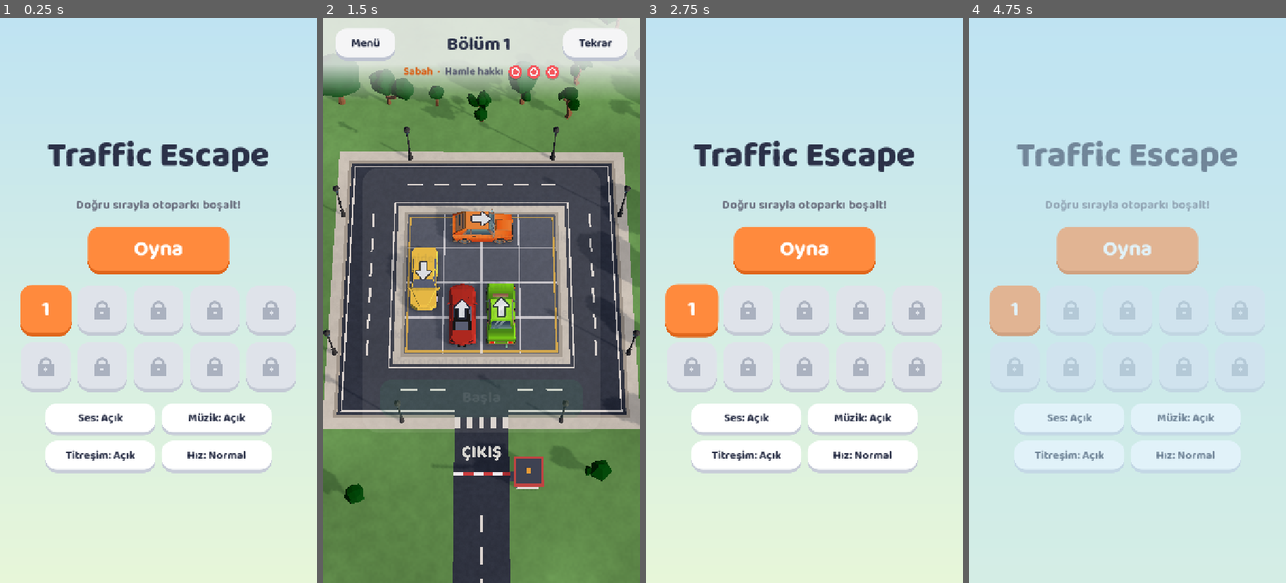
Above: before the commit, frames 1-4 (left to right).
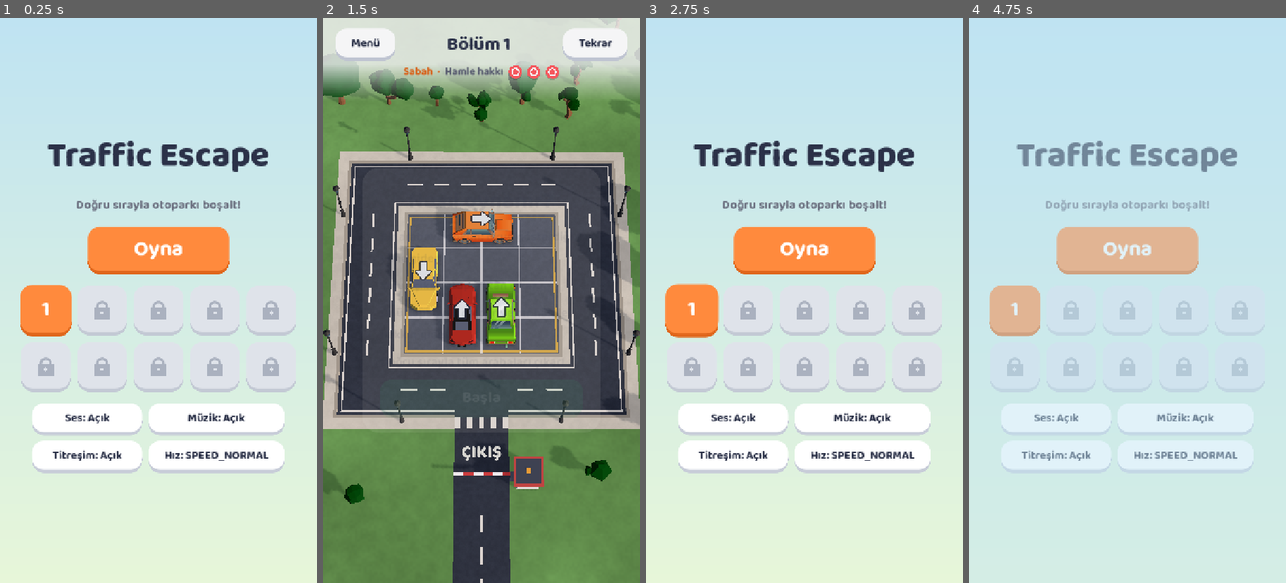
Above: after the commit, the same moments.

Repository: ismetcabbar9-oss/TRAFFIC-2D-
Game: Godot game, scene res://scenes/menu.tscn
Two runs of this game, one before a commit and one after it. Both use one fixed random seed, a clock stepped at 60 frames per second and the inputs below.
Inputs:
- Up to frame 1 (0.25 s): no input
- Up to frame 2 (1.5 s): click "1" at 0.5 s; click "Başla" at 1.25 s
- Up to frame 3 (2.75 s): click "Menü" at 2 s
- Up to frame 4 (4.75 s): click "Oyna" at 2.75 s; click "Tekrar" at 3.5 s; click "Menü" at 4.25 s

The runs differ from the first frame. In frame 1, 2.4% of the frame differs, in the area x 10-90%, y 68-81%; in frame 2, nothing differs; in frame 3, 2.4%; in frame 4, 0.8%.

Commit message:
Phase 1 (1/4): worlds, economy config and save v2
- data/worlds.json: five worlds with star requirements and mechanics;
  levels move to levels/world_N/ (world 1 = the existing ten)
- data/economy.json + Economy: stars by crashes (3/2/1) and level coins
  (base, star bonus, capped combo bonus, hard-level multiplier)
- Progress save v2: coins, best stars/time/combo per level, rescue
  inventory and ad-free flag placeholders, language setting; atomic
  write via temp file; v1 saves migrate (completed levels -> 1 star)
- Levels may be marked 'hard'; game records stars, time and best combo
  on a win and pays coins
- Tests for migration, economy rules and world config

Co-Authored-By: Claude Opus 5.5 <noreply@anthropic.com>
Claude-Session: https://claude.ai/code/session_01Njhua7qEJRBPdh769J1kf5

Diff:
--- /dev/null
+++ b/data/economy.json
@@ -0,0 +1,8 @@
+{
+  "level_coins": 10,
+  "star_bonus": [0, 0, 5, 10],
+  "combo_coins_per_step": 2,
+  "combo_coins_max": 10,
+  "hard_level_multiplier": 2,
+  "stars_by_mistakes_used": [3, 2, 1]
+}
--- /dev/null
+++ b/data/worlds.json
@@ -0,0 +1,7 @@
+[
+  {"id": "city", "name": "WORLD_CITY", "stars_required": 0, "mechanic": "", "levels": "res://levels/world_1/"},
+  {"id": "beach", "name": "WORLD_BEACH", "stars_required": 40, "mechanic": "cargo", "levels": "res://levels/world_2/"},
+  {"id": "snow", "name": "WORLD_SNOW", "stars_required": 80, "mechanic": "turn", "levels": "res://levels/world_3/"},
+  {"id": "night", "name": "WORLD_NIGHT", "stars_required": 120, "mechanic": "lock", "levels": "res://levels/world_4/"},
+  {"id": "airport", "name": "WORLD_AIRPORT", "stars_required": 160, "mechanic": "gate", "levels": "res://levels/world_5/"}
+]
--- a/scripts/core/level_data.gd
+++ b/scripts/core/level_data.gd
@@ -6,6 +6,7 @@
 ##   "name": "Level 1",
 ##   "cols": 6, "rows": 6,
 ##   "mistakes": 3,                                   // wrong taps until the level is lost
+##   "hard": false,                                   // optional: marked hard, pays more
 ##   "vehicles": [{"type": "sedan", "col": 0, "row": 0, "dir": "right"}],
 ##   "obstacles": [{"type": "cone", "col": 2, "row": 3}]
 ## }
@@ -16,6 +17,7 @@
 var cols := 6
 var rows := 6
 var mistakes := 3
+var hard := false
 var vehicles: Array[Dictionary] = [] ## {type, cell: Vector2i, dir: int}
 var obstacles: Array[Dictionary] = [] ## {type, cell: Vector2i}
 var errors: PackedStringArray = [] ## problems found while parsing
@@ -48,7 +50,7 @@
 	var o := []
 	for e in obstacles:
 		o.append({"type": e.type, "col": e.cell.x, "row": e.cell.y})
-	return {"name": name, "cols": cols, "rows": rows, "mistakes": mistakes, "vehicles": v, "obstacles": o}
+	return {"name": name, "cols": cols, "rows": rows, "mistakes": mistakes, "hard": hard, "vehicles": v, "obstacles": o}
 
 
 func is_valid() -> bool:
@@ -60,6 +62,7 @@
 	cols = int(data.get("cols", 6))
 	rows = int(data.get("rows", 6))
 	mistakes = int(data.get("mistakes", 3))
+	hard = bool(data.get("hard", false))
 	if cols < 2 or rows < 2 or cols > 12 or rows > 12:
 		errors.append("board size %dx%d out of range" % [cols, rows])
 	if mistakes < 1:
--- /dev/null
+++ b/scripts/game/economy.gd
@@ -0,0 +1,30 @@
+class_name Economy
+## Reward rules, read from res://data/economy.json so they can be tuned
+## without code changes.
+
+const PATH := "res://data/economy.json"
+
+static var _data: Dictionary = {}
+
+
+static func value(key: String) -> Variant:
+	if _data.is_empty():
+		var parsed: Variant = JSON.parse_string(FileAccess.get_file_as_string(PATH))
+		_data = parsed if parsed is Dictionary else {}
+	return _data[key]
+
+
+## Stars for a cleared level: 3 without a crash, then one less per crash (min 1).
+static func stars_for(mistakes_used: int) -> int:
+	var table: Array = value("stars_by_mistakes_used")
+	return int(table[clampi(mistakes_used, 0, table.size() - 1)])
+
+
+## Coins for a cleared level; hard levels pay more.
+static func level_coins(stars: int, best_combo: int, hard: bool) -> int:
+	var coins: int = int(value("level_coins")) + int(value("star_bonus")[stars])
+	if best_combo >= 2:
+		coins += mini((best_combo - 1) * int(value("combo_coins_per_step")), int(value("combo_coins_max")))
+	if hard:
+		coins *= int(value("hard_level_multiplier"))
+	return coins
--- a/scripts/game/game.gd
+++ b/scripts/game/game.gd
@@ -16,6 +16,7 @@
 @export var combo_window := 1.6 ## seconds between exits that keep a combo going
 
 var session: GameSession
+var world_index := 0
 var level_index := 0
 var vehicle_views := {} ## vehicle id -> VehicleView
 var obstacle_views := {} ## cell -> ObstacleView
@@ -24,6 +25,8 @@
 var _hinted_id := -1
 var _sun_scale := 1.0
 var _combo := 0
+var _best_combo := 0
+var _level_start := 0.0
 var _clock := 0.0 ## game time in seconds (follows pauses and time scale)
 var _last_exit_time := -100.0
 var _tutorial_open := false
@@ -48,7 +51,7 @@
 		Progress.mark_tutorial_seen()
 		_clear_hint())
 	load_level(Progress.current_level)
-	if level_index == 0 and not Progress.tutorial_seen:
+	if world_index == 0 and level_index == 0 and not Progress.tutorial_seen:
 		_tutorial_open = true
 		hud.show_tutorial()
 
@@ -62,9 +65,10 @@
 
 
 func load_level(index: int) -> void:
-	level_index = clampi(index, 0, LevelCatalog.count() - 1)
+	world_index = Progress.current_world
+	level_index = clampi(index, 0, LevelCatalog.level_count(world_index) - 1)
 	Progress.current_level = level_index
-	var path := LevelCatalog.path(level_index)
+	var path := LevelCatalog.path(world_index, level_index)
 	var level := LevelData.load_file(path)
 	var report := LevelSolver.solve(level)
 	if not report.errors.is_empty():
@@ -74,6 +78,9 @@
 		push_warning("Level %s cannot be cleared; stuck vehicles: %s" % [path, report.stuck])
 
 	session = GameSession.new(level)
+	_combo = 0
+	_best_combo = 0
+	_level_start = _clock
 	session.vehicle_exited.connect(_on_vehicle_exited)
 	session.vehicle_crashed.connect(_on_vehicle_crashed)
 	session.mistakes_changed.connect(func(left: int): hud.set_mistakes(left, level.mistakes))
@@ -98,7 +105,7 @@
 		obstacle.setup(board, e.type, e.cell)
 		obstacle_views[e.cell] = obstacle
 	# Each level is a little later in the day: morning light to sunset.
-	var hour := TimeOfDay.hour_for_level(level_index, LevelCatalog.count())
+	var hour := TimeOfDay.hour_for_level(level_index, LevelCatalog.level_count(world_index))
 	TimeOfDay.apply(hour, $Sun, ($WorldEnvironment as WorldEnvironment).environment, _sun_scale, _ambient_scale)
 	# Keep the exit barrier in view below the board.
 	camera.frame_board(board.view_half_extents(), board.exit_gate_z() + 1.0 - board.view_half_extents().y)
@@ -145,14 +152,14 @@
 		_hinted_id = free[0] if not free.is_empty() else -1
 	if vehicle_views.has(_hinted_id):
 		vehicle_views[_hinted_id].flash_hint()
-		if level_index < tutorial_levels:
+		if world_index == 0 and level_index < tutorial_levels:
 			hud.show_hint("Yolu açık bir arabaya dokun!")
 
 
 ## Restarts the idle timer after the player acts (or a level starts).
 func _clear_hint() -> void:
 	_idle = 0.0
-	_next_hint = first_level_hint_delay if level_index == 0 else hint_delay
+	_next_hint = first_level_hint_delay if world_index == 0 and level_index == 0 else hint_delay
 	_hinted_id = -1
 	hud.hide_hint()
 
@@ -187,6 +194,7 @@
 func _count_combo(view: VehicleView) -> void:
 	_combo = _combo + 1 if _clock - _last_exit_time <= combo_window else 1
 	_last_exit_time = _clock
+	_best_combo = maxi(_best_combo, _combo)
 	if _combo < 2:
 		return
 	var steps := mini(_combo - 2, 8)
@@ -243,7 +251,9 @@
 
 func _on_won() -> void:
 	var played := session
-	Progress.complete(level_index)
+	var mistakes_used := session.level.mistakes - session.mistakes_left
+	var stars := Economy.stars_for(mistakes_used)
+	var earned := Progress.record_win(world_index, level_index, stars, _clock - _level_start, _best_combo, session.level.hard)
 	var waited := 0.0
 	while VehicleView.exiting_count() > 0 and waited < max_exit_wait:
 		await get_tree().process_frame
@@ -252,7 +262,7 @@
 	if played == session:
 		Sfx.duck_music(2.0)
 		Sfx.play("win", -2.0, 1.0, 0.0)
-		hud.show_win(not Progress.has_next(level_index), session.mistakes_left == session.level.mistakes)
+		hud.show_win(not Progress.has_next_level(world_index, level_index), mistakes_used == 0)
 
 
 func _on_lost() -> void:
--- a/scripts/game/level_catalog.gd
+++ b/scripts/game/level_catalog.gd
@@ -1,23 +1,45 @@
 class_name LevelCatalog
-## Ordered list of the level files in res://levels (level_01.json, ...).
+## Worlds (res://data/worlds.json) and their level files
+## (res://levels/world_N/level_01.json, ...). A world without level files is
+## shown as "coming soon".
 
-const DIR := "res://levels/"
+const WORLDS_PATH := "res://data/worlds.json"
 
-static var _paths: PackedStringArray = []
+static var _worlds: Array = []
+static var _paths := {} ## world index -> PackedStringArray
 
 
-static func paths() -> PackedStringArray:
-	if _paths.is_empty():
-		for file in DirAccess.get_files_at(DIR):
-			if file.begins_with("level_") and file.ends_with(".json"):
-				_paths.append(DIR + file)
-		_paths.sort()
-	return _paths
+static func worlds() -> Array:
+	if _worlds.is_empty():
+		var data: Variant = JSON.parse_string(FileAccess.get_file_as_string(WORLDS_PATH))
+		_worlds = data if data is Array else []
+	return _worlds
 
 
-static func count() -> int:
-	return paths().size()
+static func world_count() -> int:
+	return worlds().size()
 
 
-static func path(index: int) -> String:
-	return paths()[index]
+static func world(index: int) -> Dictionary:
+	return worlds()[index]
+
+
+static func level_count(world_index: int) -> int:
+	return paths(world_index).size()
+
+
+static func paths(world_index: int) -> PackedStringArray:
+	if not _paths.has(world_index):
+		var list := PackedStringArray()
+		var dir: String = world(world_index).levels
+		var files := DirAccess.get_files_at(dir) if DirAccess.dir_exists_absolute(dir) else PackedStringArray()
+		for file in files:
+			if file.begins_with("level_") and file.ends_with(".json"):
+				list.append(dir + file)
+		list.sort()
+		_paths[world_index] = list
+	return _paths[world_index]
+
+
+static func path(world_index: int, level_index: int) -> String:
+	return paths(world_index)[level_index]
--- a/scripts/game/progress.gd
+++ b/scripts/game/progress.gd
@@ -1,19 +1,30 @@
 extends Node
-## Autoload "Progress": unlocked/completed levels and player settings, saved to
-## user://progress.json. Also remembers which level the game scene should open.
+## Autoload "Progress": everything the player keeps between sessions (coins,
+## stars and records per level, rescue inventory, purchases, settings), saved
+## to user://progress.json. Also remembers which level the game should open.
 
 const SAVE_PATH := "user://progress.json"
-## Car speed settings: [label, multiplier].
-const SPEEDS := [["Yavaş", 0.7], ["Normal", 1.0], ["Hızlı", 1.35], ["Çok Hızlı", 1.7]]
-
-var unlocked := 1 ## number of levels the player may open
-var completed := {} ## level index -> true
+const SAVE_VERSION := 2
+## Car speed settings: [translation key, multiplier].
+const SPEEDS := [["SPEED_SLOW", 0.7], ["SPEED_NORMAL", 1.0], ["SPEED_FAST", 1.35], ["SPEED_VERY_FAST", 1.7]]
+const LANGUAGES := ["auto", "en", "tr"]
+
+signal coins_changed(total: int)
+
+var coins := 0
+var levels := {} ## "world:level" -> {stars, time (s, -1 = unknown), combo}
+var inventory := {} ## rescue name -> count (used from phase 3)
+var ad_free := false ## lifetime ad-free purchase (phase 4)
+var tutorial_seen := false
+
 var sound_on := true
 var music_on := true
 var vibration_on := true
 var speed_level := 1 ## index into SPEEDS
-var tutorial_seen := false
-var current_level := 0 ## index of the level to play next
+var language := "auto" ## one of LANGUAGES
+
+var current_world := 0
+var current_level := 0
 
 
 func _ready() -> void:
@@ -21,73 +32,152 @@
 	_apply_settings()
 
 
-func is_unlocked(index: int) -> bool:
-	return index < unlocked
-
-
-func is_completed(index: int) -> bool:
-	return completed.has(index)
-
-
-## Records a win and unlocks the following level.
-func complete(index: int) -> void:
-	completed[index] = true
-	unlocked = clampi(maxi(unlocked, index + 2), 1, LevelCatalog.count())
+# --- Levels and worlds -------------------------------------------------------
+
+func level_stars(world: int, level: int) -> int:
+	return int(levels.get(_key(world, level), {}).get("stars", 0))
+
+
+func level_record(world: int, level: int) -> Dictionary:
+	return levels.get(_key(world, level), {})
+
+
+func is_level_unlocked(world: int, level: int) -> bool:
+	return is_world_unlocked(world) and (level == 0 or level_stars(world, level - 1) > 0)
+
+
+func is_world_unlocked(world: int) -> bool:
+	return LevelCatalog.level_count(world) > 0 \
+			and total_stars() >= int(LevelCatalog.world(world).stars_required)
+
+
+func world_stars(world: int) -> int:
+	var sum := 0
+	for i in LevelCatalog.level_count(world):
+		sum += level_stars(world, i)
+	return sum
+
+
+func total_stars() -> int:
+	var sum := 0
+	for record in levels.values():
+		sum += int(record.get("stars", 0))
+	return sum
+
+
+## First level of `world` the player has not cleared yet (or the last one).
+func next_open_level(world: int) -> int:
+	for i in LevelCatalog.level_count(world):
+		if level_stars(world, i) == 0:
+			return i
+	return maxi(LevelCatalog.level_count(world) - 1, 0)
+
+
+func has_next_level(world: int, level: int) -> bool:
+	return level + 1 < LevelCatalog.level_count(world)
+
+
+## Stores a win, keeping the best stars / time / combo, and pays the coins.
+## Returns the coins earned.
+func record_win(world: int, level: int, stars: int, time: float, combo: int, hard: bool) -> int:
+	var key := _key(world, level)
+	var old: Dictionary = levels.get(key, {})
+	var old_time := float(old.get("time", -1.0))
+	levels[key] = {
+		"stars": maxi(stars, int(old.get("stars", 0))),
+		"time": time if old_time < 0.0 else minf(time, old_time),
+		"combo": maxi(combo, int(old.get("combo", 0))),
+	}
+	var earned := Economy.level_coins(stars, combo, hard)
+	add_coins(earned)
+	return earned
+
+
+func add_coins(amount: int) -> void:
+	coins = maxi(coins + amount, 0)
+	coins_changed.emit(coins)
 	save()
 
 
-func has_next(index: int) -> bool:
-	return index + 1 < LevelCatalog.count()
-
+func mark_tutorial_seen() -> void:
+	tutorial_seen = true
+	save()
+
+
+# --- Settings ------------------------------------------------------------------
 
 func set_sound(on: bool) -> void:
 	sound_on = on
-	_apply_settings()
-	save()
+	_settings_changed()
+
+
+func set_music(on: bool) -> void:
+	music_on = on
+	_settings_changed()
+
+
+func set_vibration(on: bool) -> void:
+	vibration_on = on
+	_settings_changed()
 
 
 ## Steps to the next speed setting (wraps around).
 func cycle_speed() -> void:
 	speed_level = (speed_level + 1) % SPEEDS.size()
+	_settings_changed()
+
+
+func speed_label() -> String:
+	return tr(SPEEDS[speed_level][0])
+
+
+## Steps auto -> English -> Türkçe -> auto.
+func cycle_language() -> void:
+	language = LANGUAGES[(LANGUAGES.find(language) + 1) % LANGUAGES.size()]
+	_settings_changed()
+
+
+func _settings_changed() -> void:
 	_apply_settings()
 	save()
 
 
-func mark_tutorial_seen() -> void:
-	tutorial_seen = true
-	save()
-
-
-func speed_label() -> String:
-	return SPEEDS[speed_level][0]
-
-
-func set_music(on: bool) -> void:
-	music_on = on
-	_apply_settings()
-	save()
-
-
-func set_vibration(on: bool) -> void:
-	vibration_on = on
-	_apply_settings()
-	save()
-
+func _apply_settings() -> void:
+	Sfx.enabled = sound_on
+	Sfx.music_enabled = music_on
+	Haptics.enabled = vibration_on
+	VehicleView.speed_scale = SPEEDS[speed_level][1]
+	# English is the main language; Turkish devices start in Turkish.
+	var locale := language
+	if locale == "auto":
+		locale = "tr" if OS.get_locale_language() == "tr" else "en"
+	TranslationServer.set_locale(locale)
+
+
+# --- Save file -----------------------------------------------------------------
 
 func save() -> void:
-	var f := FileAccess.open(SAVE_PATH, FileAccess.WRITE)
+	var data := {
+		"version": SAVE_VERSION,
+		"coins": coins,
+		"levels": levels,
+		"inventory": inventory,
+		"ad_free": ad_free,
+		"tutorial": tutorial_seen,
+		"settings": {
+			"sound": sound_on, "music": music_on, "vibration": vibration_on,
+			"speed": speed_level, "language": language,
+		},
+	}
+	# Write to a temp file first so a crash mid-write never corrupts the save.
+	var tmp := SAVE_PATH + ".tmp"
+	var f := FileAccess.open(tmp, FileAccess.WRITE)
 	if f == null:
-		push_warning("Cannot write %s" % SAVE_PATH)
+		push_warning("Cannot write %s" % tmp)
 		return
-	f.store_string(JSON.stringify({
-		"unlocked": unlocked,
-		"completed": completed.keys(),
-		"sound": sound_on,
-		"music": music_on,
-		"vibration": vibration_on,
-		"speed": speed_level,
-		"tutorial": tutorial_seen,
-	}))
+	f.store_string(JSON.stringify(data))
+	f.close()
+	DirAccess.rename_absolute(tmp, SAVE_PATH)
 
 
 func _load() -> void:
@@ -95,21 +185,41 @@
 		return
 	var data: Variant = JSON.parse_string(FileAccess.get_file_as_string(SAVE_PATH))
 	if not data is Dictionary:
+		push_warning("Save file unreadable; starting fresh")
 		return
-	unlocked = clampi(int(data.get("unlocked", 1)), 1, maxi(LevelCatalog.count(), 1))
-	completed.clear()
-	for i in data.get("completed", []):
-		completed[int(i)] = true
-	sound_on = bool(data.get("sound", true))
-	music_on = bool(data.get("music", true))
-	vibration_on = bool(data.get("vibration", true))
-	speed_level = clampi(int(data.get("speed", 1)), 0, SPEEDS.size() - 1)
+	if int(data.get("version", 1)) < 2:
+		data = _migrate_v1(data)
+	coins = int(data.get("coins", 0))
+	levels = data.get("levels", {})
+	inventory = data.get("inventory", {})
+	ad_free = bool(data.get("ad_free", false))
 	tutorial_seen = bool(data.get("tutorial", false))
-	current_level = mini(unlocked - 1, LevelCatalog.count() - 1)
-
-
-func _apply_settings() -> void:
-	Sfx.enabled = sound_on
-	Sfx.music_enabled = music_on
-	Haptics.enabled = vibration_on
-	VehicleView.speed_scale = SPEEDS[speed_level][1]
+	var s: Dictionary = data.get("settings", {})
+	sound_on = bool(s.get("sound", true))
+	music_on = bool(s.get("music", true))
+	vibration_on = bool(s.get("vibration", true))
+	speed_level = clampi(int(s.get("speed", 1)), 0, SPEEDS.size() - 1)
+	language = s.get("language", "auto") if s.get("language", "auto") in LANGUAGES else "auto"
+	current_world = 0
+	current_level = next_open_level(0)
+
+
+## Version 1 kept a flat list of completed level indices (all in world 1) and
+## settings at the top level. Completed levels carry over with one star.
+static func _migrate_v1(old: Dictionary) -> Dictionary:
+	var migrated_levels := {}
+	for i in old.get("completed", []):
+		migrated_levels[_key(0, int(i))] = {"stars": 1, "time": -1.0, "combo": 0}
+	return {
+		"version": SAVE_VERSION,
+		"levels": migrated_levels,
+		"tutorial": old.get("tutorial", false),
+		"settings": {
+			"sound": old.get("sound", true), "music": old.get("music", true),
+			"vibration": old.get("vibration", true), "speed": old.get("speed", 1),
+		},
+	}
+
+
+static func _key(world: int, level: int) -> String:
+	return "%d:%d" % [world, level]
--- a/scripts/ui/level_select.gd
+++ b/scripts/ui/level_select.gd
@@ -72,7 +72,7 @@
 	play.add_theme_font_size_override("font_size", 48)
 	play.custom_minimum_size = Vector2(320, 0)
 	play.size_flags_horizontal = Control.SIZE_SHRINK_CENTER
-	play.pressed.connect(func(): _open_level(mini(Progress.unlocked - 1, LevelCatalog.count() - 1)))
+	play.pressed.connect(func(): _open_level(Progress.next_open_level(0)))
 	column.add_child(play)
 
 	_grid = GridContainer.new()
@@ -81,7 +81,7 @@
 	_grid.add_theme_constant_override("v_separation", 16)
 	_grid.size_flags_horizontal = Control.SIZE_SHRINK_CENTER
 	column.add_child(_grid)
-	for i in LevelCatalog.count():
+	for i in LevelCatalog.level_count(0):
 		var tile := LevelTile.new()
 		tile.custom_minimum_size = Vector2(112, 112)
 		tile.pressed.connect(_open_level.bind(i))
@@ -117,8 +117,8 @@
 
 func _refresh() -> void:
 	for tile: LevelTile in _grid.get_children():
-		tile.setup(tile.get_index(), not Progress.is_unlocked(tile.get_index()), Progress.is_completed(tile.get_index()))
-		var is_next := tile.get_index() == Progress.unlocked - 1 and not tile.done
+		tile.setup(tile.get_index(), not Progress.is_level_unlocked(0, tile.get_index()), Progress.level_stars(0, tile.get_index()) > 0)
+		var is_next := tile.get_index() == Progress.next_open_level(0) and not tile.done
 		if is_next and not tile.has_meta("pulsing"):
 			tile.set_meta("pulsing", true)
 			_pulse(tile)
@@ -137,8 +137,9 @@
 
 
 func _open_level(index: int) -> void:
-	if not Progress.is_unlocked(index):
+	if not Progress.is_level_unlocked(0, index):
 		return
 	Sfx.play("ui_click", -4.0)
+	Progress.current_world = 0
 	Progress.current_level = index
 	Transition.change_scene(GAME_SCENE)
--- /dev/null
+++ b/tests/test_progress_and_economy.gd
@@ -0,0 +1,36 @@
+extends TestCase
+
+const ProgressScript := preload("res://scripts/game/progress.gd")
+
+
+func test_migrates_v1_save() -> void:
+	var v1 := {"unlocked": 3, "completed": [0, 1], "sound": false, "music": true,
+			"vibration": false, "speed": 2, "tutorial": true}
+	var v2: Dictionary = ProgressScript._migrate_v1(v1)
+	check_eq(v2.version, 2, "version bumped")
+	check_eq(v2.levels.size(), 2, "both completed levels kept")
+	check_eq(v2.levels["0:1"].stars, 1, "completed level gets one star")
+	check_eq(v2.settings.sound, false, "sound setting kept")
+	check_eq(v2.settings.speed, 2, "speed setting kept")
+	check_eq(v2.tutorial, true, "tutorial flag kept")
+
+
+func test_stars_by_mistakes() -> void:
+	check_eq(Economy.stars_for(0), 3, "no crash")
+	check_eq(Economy.stars_for(1), 2, "one crash")
+	check_eq(Economy.stars_for(2), 1, "two crashes")
+	check_eq(Economy.stars_for(7), 1, "never below one")
+
+
+func test_level_coins() -> void:
+	check_eq(Economy.level_coins(3, 0, false), 20, "3 stars, no combo")
+	check_eq(Economy.level_coins(1, 0, false), 10, "1 star")
+	check_eq(Economy.level_coins(3, 3, false), 24, "combo x3 adds 4")
+	check_eq(Economy.level_coins(3, 20, false), 30, "combo bonus capped at 10")
+	check_eq(Economy.level_coins(2, 0, true), 30, "hard level doubles")
+
+
+func test_worlds_config() -> void:
+	check_eq(LevelCatalog.world_count(), 5, "five worlds")
+	check_eq(int(LevelCatalog.world(0).stars_required), 0, "first world open")
+	check(LevelCatalog.level_count(0) >= 10, "world 1 has its levels")
--- a/tests/test_solver_and_session.gd
+++ b/tests/test_solver_and_session.gd
@@ -49,9 +49,9 @@
 
 
 func test_all_level_files_are_solvable() -> void:
-	for file in DirAccess.get_files_at("res://levels/"):
-		if not file.ends_with(".json"):
-			continue
-		var report := LevelSolver.solve(LevelData.load_file("res://levels/" + file))
-		check(report.errors.is_empty(), "%s errors: %s" % [file, report.errors])
-		check(report.solvable, "%s unsolvable, stuck: %s" % [file, report.stuck])
+	for w in LevelCatalog.world_count():
+		for file in LevelCatalog.paths(w):
+			var report := LevelSolver.solve(LevelData.load_file(file))
+			check(report.errors.is_empty(), "%s errors: %s" % [file, report.errors])
+			check(report.solvable, "%s unsolvable, stuck: %s" % [file, report.stuck])
+	check(LevelCatalog.level_count(0) > 0, "world 1 has levels")
--- a/tools/capture_levels.gd
+++ b/tools/capture_levels.gd
@@ -6,7 +6,7 @@
 func _initialize() -> void:
 	var out_dir := OS.get_cmdline_user_args()[0]
 	await process_frame # let autoloads load the save file first
-	var levels := range(LevelCatalog.count())
+	var levels := range(LevelCatalog.level_count(0))
 	if OS.get_cmdline_user_args().size() > 1:
 		levels = [int(OS.get_cmdline_user_args()[1]) - 1]
 	for i in levels:
--- a/tools/generate_levels.gd
+++ b/tools/generate_levels.gd
@@ -49,7 +49,7 @@
 		var report_text: String = best["_report"]
 		best.erase("_report")
 		best["name"] = "Bölüm %d" % (i + 1)
-		var path := "res://levels/level_%02d.json" % (i + 1)
+		var path := "res://levels/world_1/level_%02d.json" % (i + 1)
 		var f := FileAccess.open(path, FileAccess.WRITE)
 		f.store_string(JSON.stringify(best, " ", false) + "\n")
 		print("%s: %s" % [path, report_text])
--- a/tools/play_scenario.gd
+++ b/tools/play_scenario.gd
@@ -64,7 +64,7 @@
 	await _seconds(0.4)
 	await _shot("s5_win_later")
 	var progress := root.get_node("Progress")
-	print("unlocked after win: ", progress.unlocked, " completed: ", progress.completed.keys())
+	print("after win: coins ", progress.coins, " stars ", progress.level_stars(0, 0))
 	game.hud._on_primary() # "Sonraki Bölüm"
 	await _frames(10)
 	print("level after next: ", game.level_index + 1)
Renamed: levels/level_01.json -> levels/world_1/level_01.json
Renamed: levels/level_02.json -> levels/world_1/level_02.json
Renamed: levels/level_03.json -> levels/world_1/level_03.json
Renamed: levels/level_04.json -> levels/world_1/level_04.json
Renamed: levels/level_05.json -> levels/world_1/level_05.json
Renamed: levels/level_06.json -> levels/world_1/level_06.json
Renamed: levels/level_07.json -> levels/world_1/level_07.json
Renamed: levels/level_08.json -> levels/world_1/level_08.json
Renamed: levels/level_09.json -> levels/world_1/level_09.json
Renamed: levels/level_10.json -> levels/world_1/level_10.json
Not shown, added: scripts/game/economy.gd.uid
Not shown, added: tests/test_progress_and_economy.gd.uid
(and 1 more such lines)
